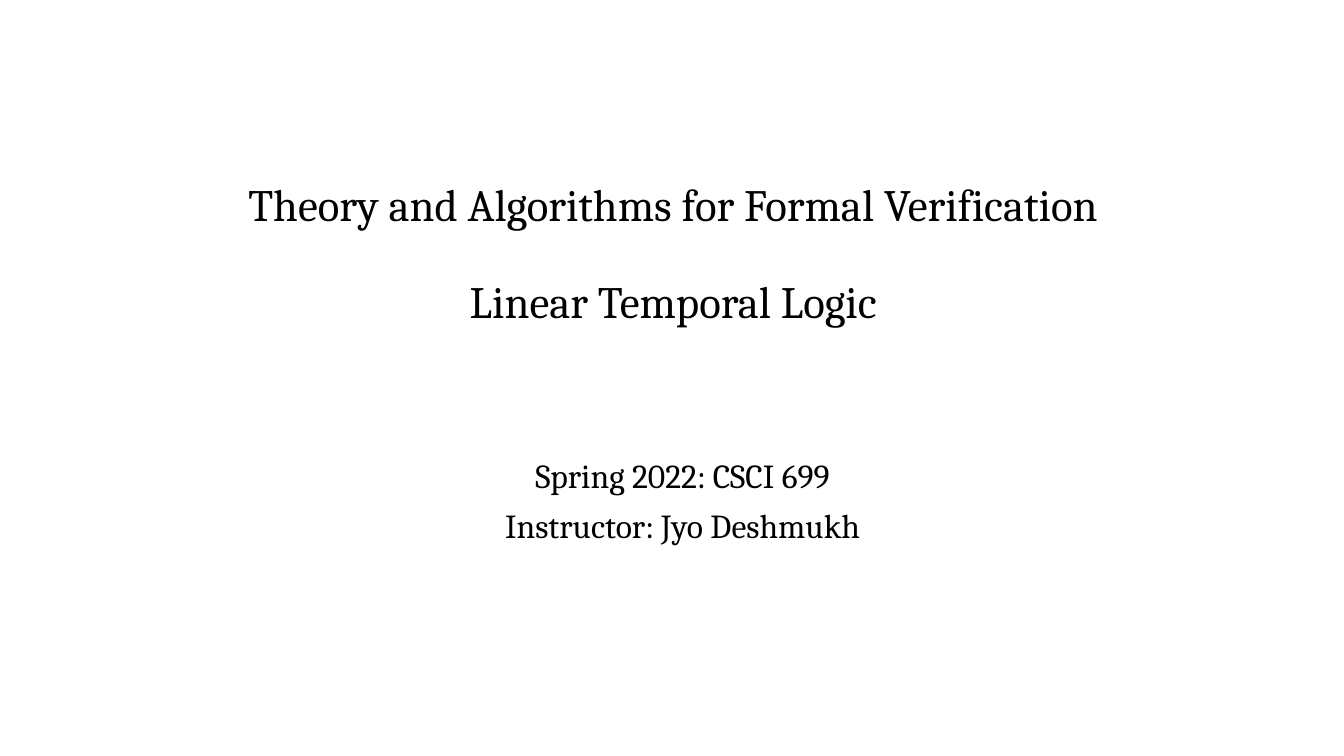
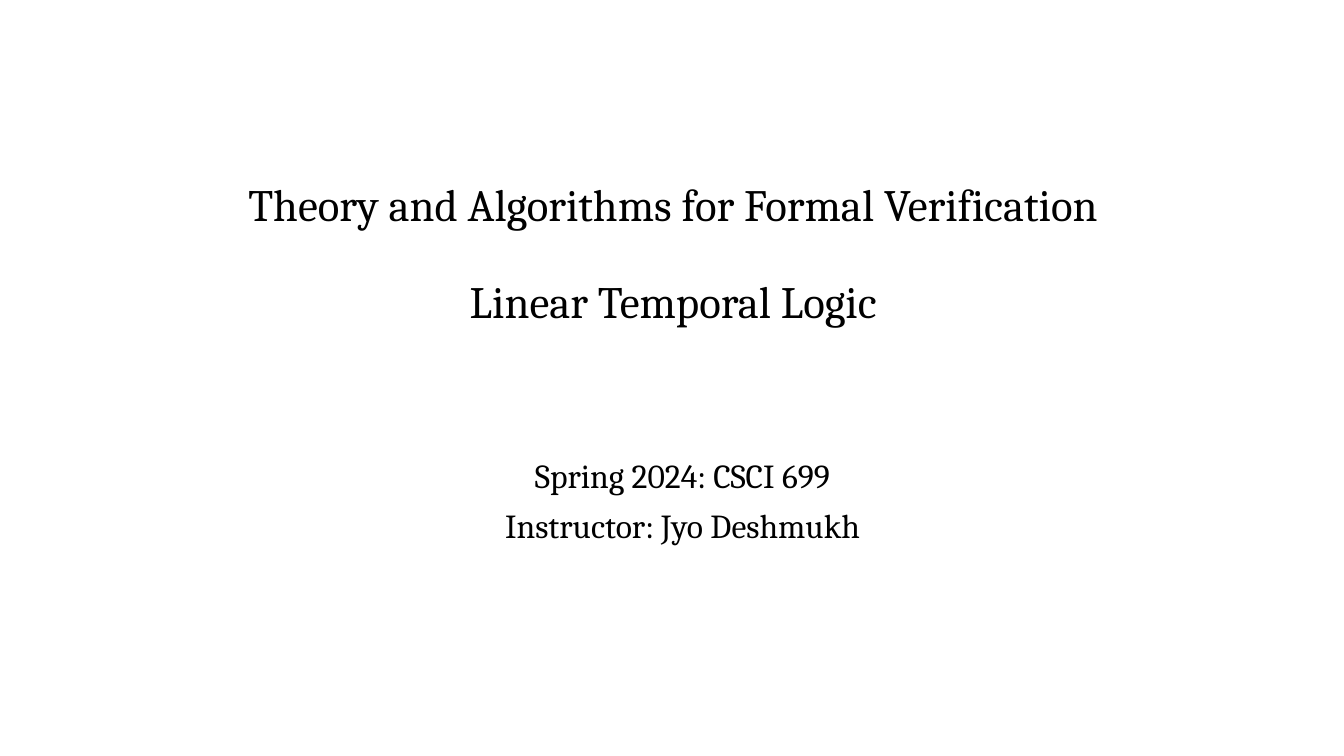
Before and after one commit to jdeshmukh/jdeshmukh.github.io, a slide deck: slide 1 of teaching/fvTheorySlides/LTL.pptx. Drawn at 1344x756 pixels with LibreOffice and Linux fonts; fonts in the diff are those of the drawing; background and template pictures are left out. Boxes give left, top, right and bottom in pixels: in the first picture for what was removed or moved away, otherwise in the second. Text is boxed around its words. In the diff, an @@ line names an element or a change of style, - is before the commit and + after.

```diff
--- a/teaching/fvTheorySlides/LTL.pptx
+++ b/teaching/fvTheorySlides/LTL.pptx
@@ subtitle at box(535, 465, 830, 496): text changed @@
-Spring 2022: CSCI 699
+Spring 2024: CSCI 699
```
Also in this commit, not shown: 1 other slide changed, 6 other files.
